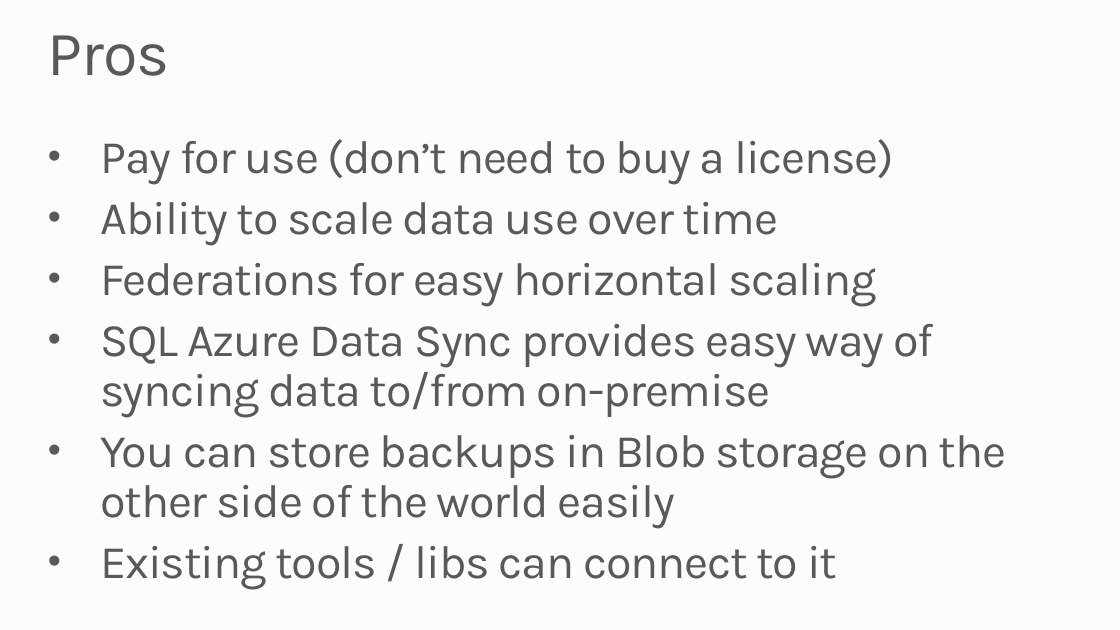
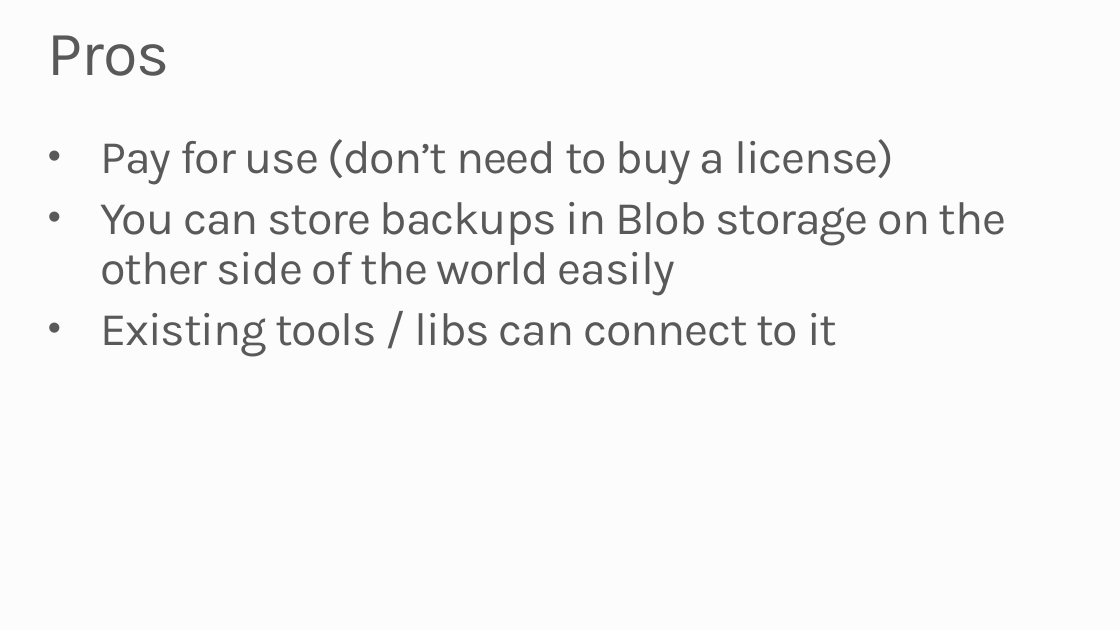
Before and after one commit to robdmoore/SQLAzureTransientDemo, a slide deck: slide 11 of Presentation.pptx (slide 12 before the commit). Drawn at 1120x630 pixels with LibreOffice and Linux fonts; fonts in the diff are those of the drawing; background and template pictures are left out. Boxes give left, top, right and bottom in pixels: in the first picture for what was removed or moved away, otherwise in the second. Text is boxed around its words. In the diff, an @@ line names an element or a change of style, - is before the commit and + after.

```diff
--- a/Presentation.pptx
+++ b/Presentation.pptx
@@ text at (x1=100, y1=202, x2=933, y2=417): paragraphs removed @@
-• Ability to scale data use over time
-• Federations for easy horizontal scaling
-• SQL Azure Data Sync provides easy way of syncing data to/from on-premise
```
Also in this commit, not shown: 4 other slides changed, 6 slides added, 6 slides removed.
